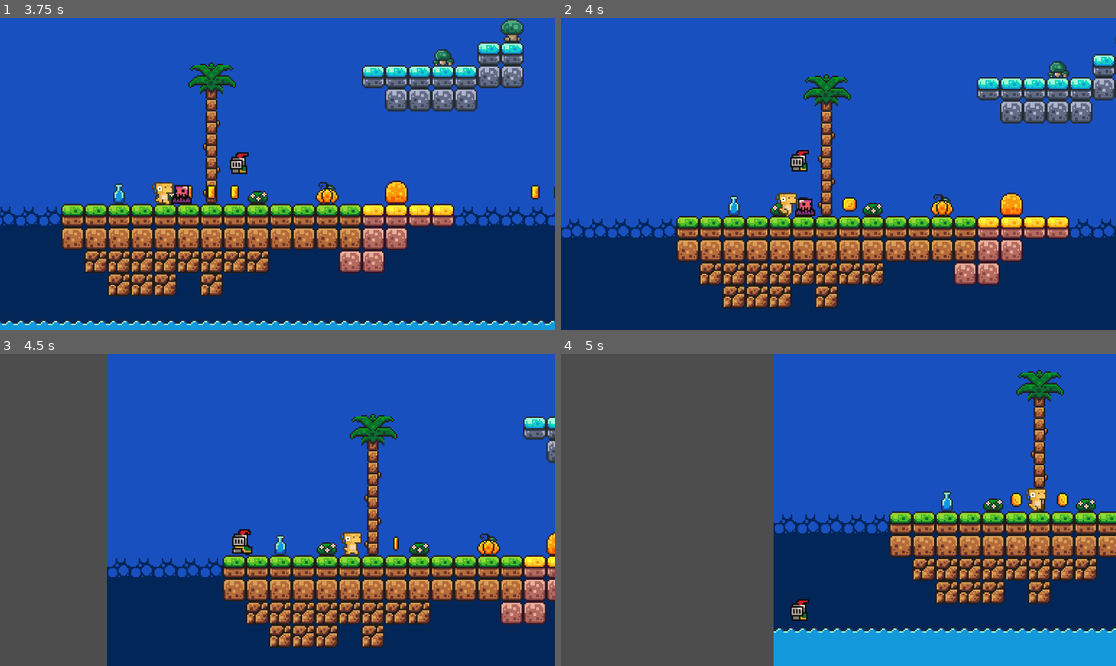
Above: before the commit, frames 1-4 (two rows, left to right).
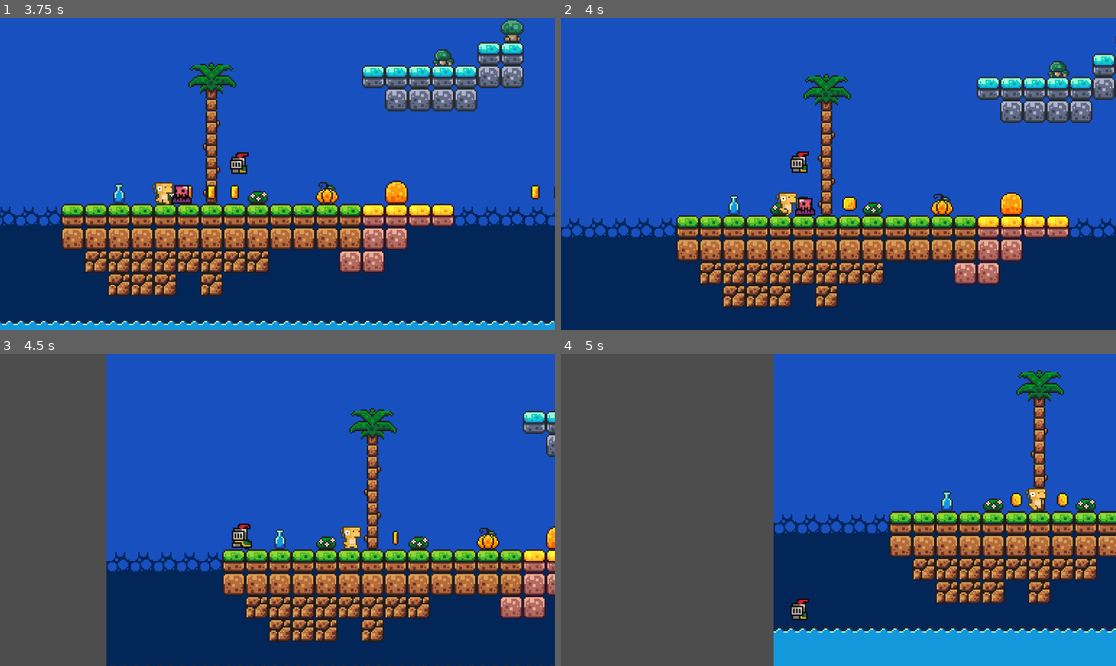
Above: after the commit, the same moments.

Repository: Yncy0/Platformer-2D
Game: Godot game, scene res://scene/gui/menu/starting_menu.tscn
The game is run twice, just before and just after one commit, with the same random seed, the same clock (stepped at 60 frames per second) and the same inputs.
Inputs:
- Up to frame 1 (3.75 s): click "Start" at 0.5 s; hold Space (jump) 1.28-2.03 s; hold D (move_right) 1.28-2.78 s; tap Space (jump) at 2.1, 2.27, 2.57, 3.6 s; hold Space (jump) 2.78-3.53 s; hold A (move_left) from 2.78 s (still down)
- Up to frame 2 (4 s): keep holding A (move_left); tap Space (jump) at 3.77 s
- Up to frame 3 (4.5 s): keep holding A (move_left); tap Space (jump) at 4.07 s; hold Space (jump) from 4.28 s (still down)
- Up to frame 4 (5 s): keep holding A (move_left); keep holding Space (jump)

Frame 1 is identical in both runs. In frame 2, 4.8% of the frame differs, in the area x 0-100%, y 5-94%; in frame 3, 16%, in the area x 19-100%, y 0-100%; in frame 4, 0.3%.

Commit message:
add bounce state -> player

Diff:
--- a/scene/characters/player/_player.tscn
+++ b/scene/characters/player/_player.tscn
@@ -9,6 +9,7 @@
 [ext_resource type="Script" path="res://script/characters/player/jump.gd" id="5_w4wrq"]
 [ext_resource type="Script" path="res://script/characters/player/fall.gd" id="6_eelx4"]
 [ext_resource type="Script" path="res://script/characters/player/hit.gd" id="7_woqvh"]
+[ext_resource type="Script" path="res://script/characters/player/bounce.gd" id="8_00anp"]
 [ext_resource type="PackedScene" uid="uid://haxrple0mnhl" path="res://scene/components/hurtbox.tscn" id="9_34f5u"]
 [ext_resource type="AudioStream" uid="uid://da6xb4qwl2gj5" path="res://assets/brackeys_platformer_assets/sounds/jump.wav" id="9_a0wlx"]
 [ext_resource type="AudioStream" uid="uid://dsgb8mdl0uyxq" path="res://assets/brackeys_platformer_assets/sounds/hurt.wav" id="10_hbpb7"]
@@ -403,6 +404,9 @@
 [node name="JumpState" type="Node" parent="StateMachine"]
 script = ExtResource("5_w4wrq")
 
+[node name="BounceState" type="Node" parent="StateMachine"]
+script = ExtResource("8_00anp")
+
 [node name="FallState" type="Node" parent="StateMachine"]
 script = ExtResource("6_eelx4")
 
@@ -463,7 +467,7 @@
 stream = ExtResource("10_hbpb7")
 bus = &"SFX"
 
-[connection signal="area_entered" from="Hitbox" to="." method="_on_hitbox_area_entered"]
+[connection signal="area_entered" from="Hitbox" to="StateMachine/FallState" method="_on_hitbox_area_entered"]
 [connection signal="area_entered" from="Hurtbox" to="." method="_on_hurtbox_area_entered"]
 
 [editable path="Hitbox"]
--- a/scene/levels/level_01.tscn
+++ b/scene/levels/level_01.tscn
@@ -128,19 +128,4 @@
 [node name="CollisionShape2D" parent="KillZone" index="0"]
 shape = SubResource("WorldBoundaryShape2D_2aesv")
 
-[connection signal="body_entered" from="TileMap/Coins" to="TileMap/Coins" method="_on_body_entered"]
-[connection signal="body_entered" from="TileMap/@Area2D@44621" to="TileMap/@Area2D@44621" method="_on_body_entered"]
-[connection signal="body_entered" from="TileMap/@Area2D@44622" to="TileMap/@Area2D@44622" method="_on_body_entered"]
-[connection signal="body_entered" from="TileMap/@Area2D@44623" to="TileMap/@Area2D@44623" method="_on_body_entered"]
-[connection signal="body_entered" from="TileMap/@Area2D@44624" to="TileMap/@Area2D@44624" method="_on_body_entered"]
-[connection signal="body_entered" from="TileMap/@Area2D@44625" to="TileMap/@Area2D@44625" method="_on_body_entered"]
-[connection signal="body_entered" from="TileMap/@Area2D@44626" to="TileMap/@Area2D@44626" method="_on_body_entered"]
-[connection signal="body_entered" from="TileMap/@Area2D@44627" to="TileMap/@Area2D@44627" method="_on_body_entered"]
-[connection signal="body_entered" from="TileMap/@Area2D@44628" to="TileMap/@Area2D@44628" method="_on_body_entered"]
-[connection signal="body_entered" from="TileMap/Grapes" to="TileMap/Grapes" method="_on_body_entered"]
-[connection signal="body_entered" from="TileMap/@Area2D@44629" to="TileMap/@Area2D@44629" method="_on_body_entered"]
-[connection signal="body_entered" from="TileMap/@Area2D@44630" to="TileMap/@Area2D@44630" method="_on_body_entered"]
-[connection signal="body_entered" from="TileMap/@Area2D@44631" to="TileMap/@Area2D@44631" method="_on_body_entered"]
-[connection signal="body_entered" from="TileMap/@Area2D@44632" to="TileMap/@Area2D@44632" method="_on_body_entered"]
-
 [editable path="KillZone"]
--- a/script/characters/player/_player.gd
+++ b/script/characters/player/_player.gd
@@ -85,9 +85,7 @@
 	mount_spawn.remove_child(mount_spawn.get_child(0))
 
 
-func _on_hitbox_area_entered(area: Area2D) -> void:
-	if area:
-		bouncing()
+
 
 
 func _on_hurtbox_area_entered(area: Area2D) -> void:
--- /dev/null
+++ b/script/characters/player/bounce.gd
@@ -0,0 +1,16 @@
+class_name BounceState extends PlayerState
+
+func enter() -> void:
+	player.bouncing()
+	player.animated_sprite_2d.play("jump")
+
+
+func update_physics_process(delta: float) -> void:
+	player.update_gravity(delta)
+	player.moving()
+
+	if player.velocity.y > -3.0 and !player.is_on_floor():
+		change_state.emit("FallState")
+
+	player.move_and_slide()
+	player.platform_velocity = player.get_platform_velocity()
--- a/script/characters/player/fall.gd
+++ b/script/characters/player/fall.gd
@@ -21,3 +21,9 @@
 
 	player.move_and_slide()
 	player.platform_velocity = player.get_platform_velocity()
+
+
+
+func _on_hitbox_area_entered(area: Area2D) -> void:
+	if area:
+		change_state.emit("BounceState")
--- a/script/characters/player/move.gd
+++ b/script/characters/player/move.gd
@@ -9,6 +9,9 @@
 
 
 func update_input(event: InputEvent) -> void:
+	if event.is_action_released("move_left") or event.is_action_released("move_right"):
+		player.velocity.x = player.direction * player.SPEED/4
+
 	if event.is_action_pressed("jump"):
 		change_state.emit("JumpState")
 
Not shown: 1 places in scene/characters/player/_player.tscn that only renumber resources
